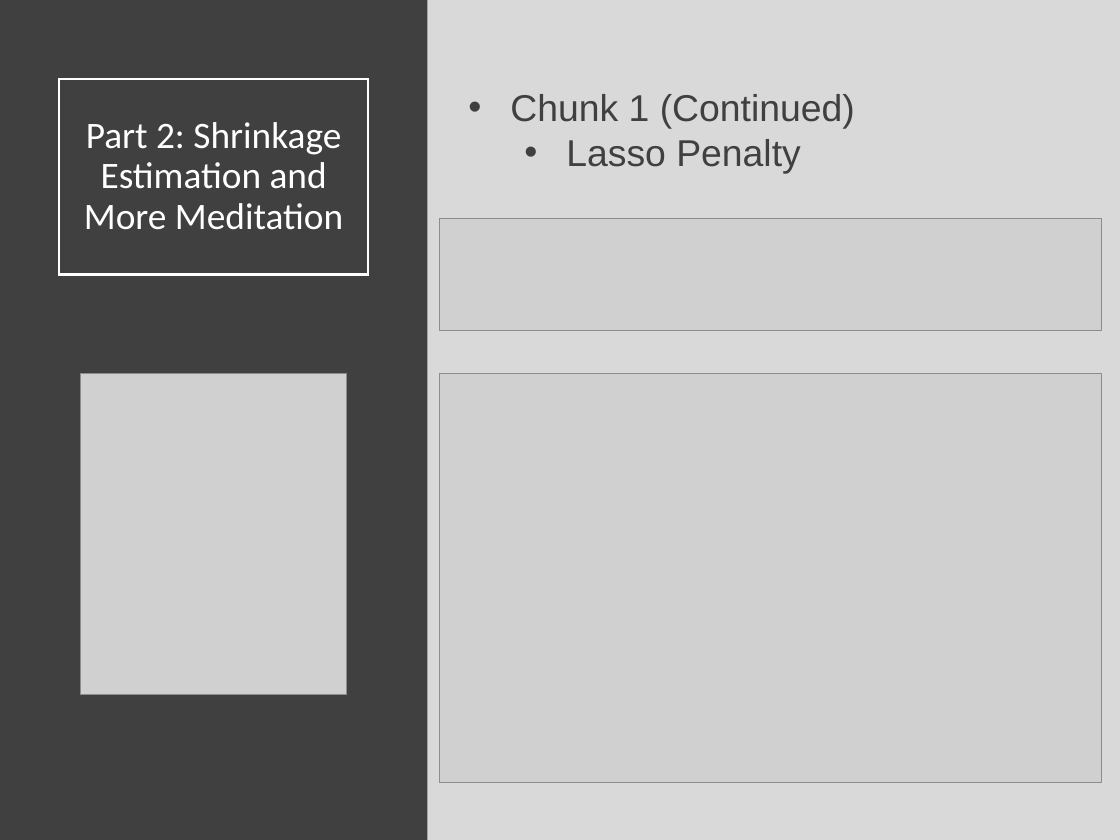
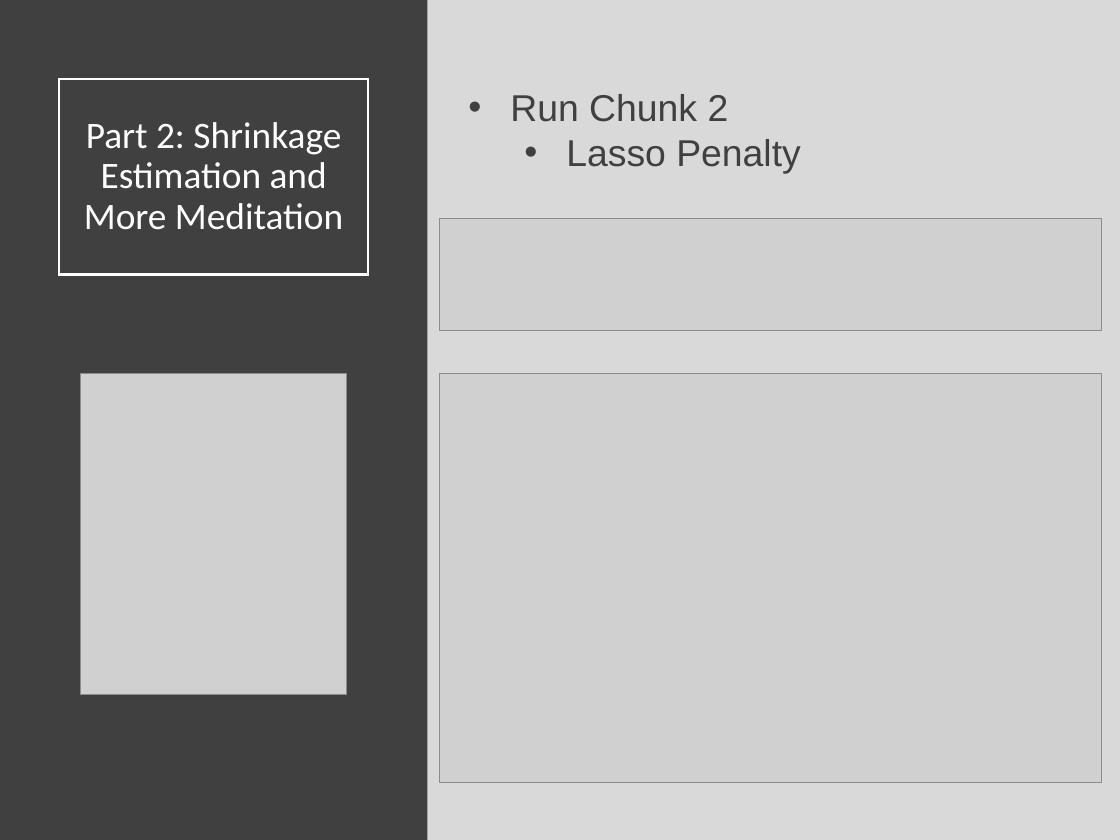
Before and after one commit to Yixf-Self/STOR320_WEBSITE, a slide deck: slide 24 of Lecture/Lecture 30/Lecture 30.pptx (slide 23 before the commit). Drawn at 1120x840 pixels with LibreOffice and Linux fonts; fonts in the diff are those of the drawing; grey boxes stand for pictures. Boxes give left, top, right and bottom in pixels: in the first picture for what was removed or moved away, otherwise in the second. Text is boxed around its words. In the diff, an @@ line names an element or a change of style, - is before the commit and + after.

```diff
--- a/Lecture/Lecture 30/Lecture 30.pptx
+++ b/Lecture/Lecture 30/Lecture 30.pptx
@@ text at (x1=510, y1=94, x2=729, y2=122): text changed @@
-• Chunk 1 (Continued)
+• Run Chunk 2
```
Also in this commit, not shown: 1 other slide changed, 8 slides removed, 7 other files.
